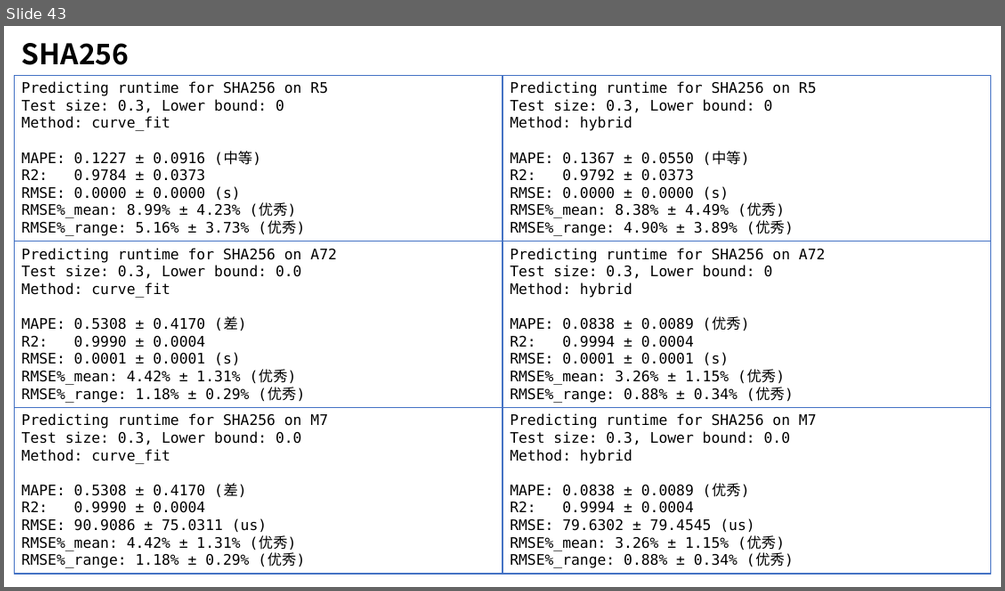
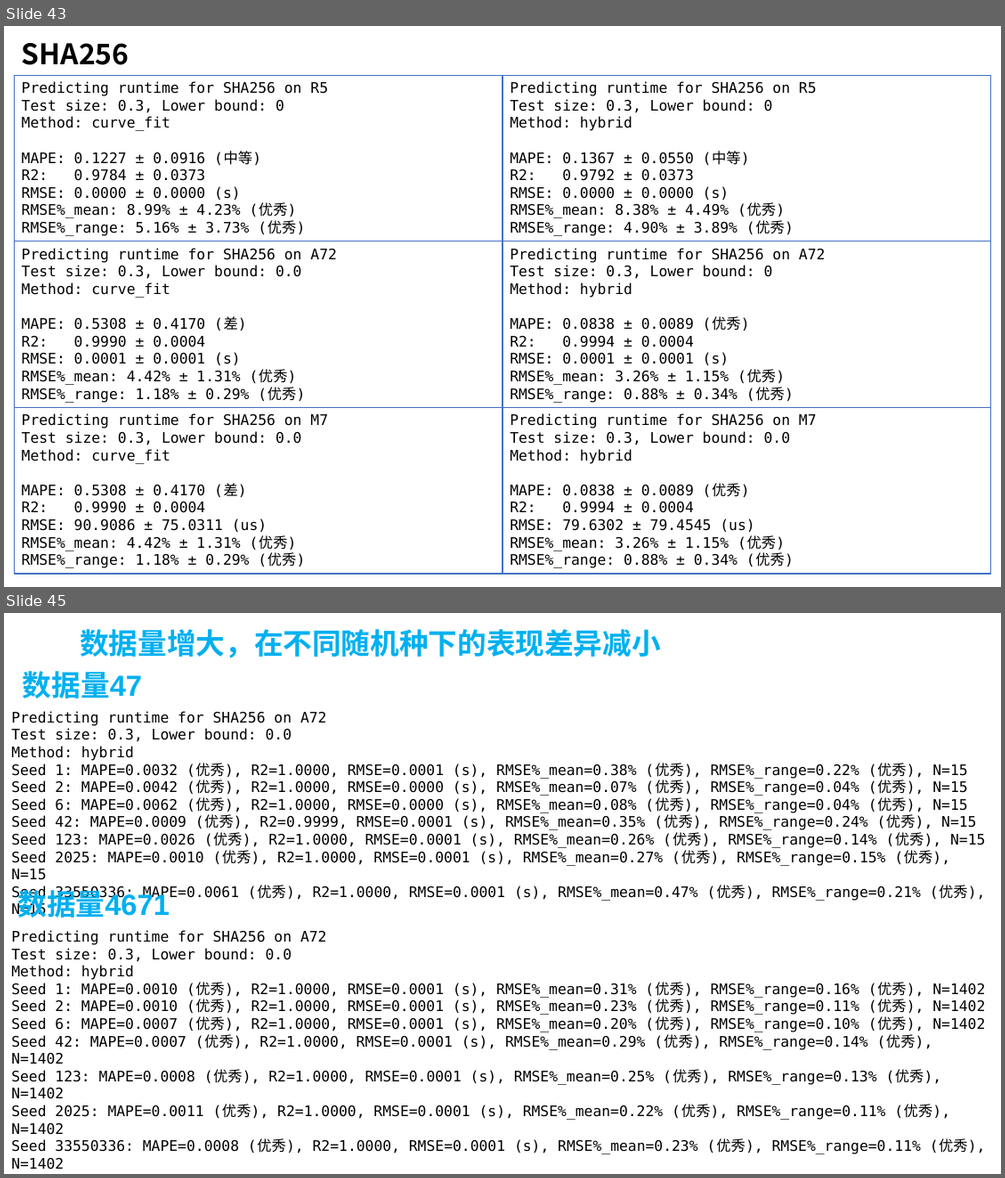
Before and after one commit to AE-26710/Time-Prediction, a slide deck: R5.pptx. Shown one above the other, each under a label of ours: slide 43 before the commit, slides 43 and 45 after it; the slides between them are not shown. The pictures are 1005x591 and 1005x1178 pixels, drawn with LibreOffice and Linux fonts; fonts in the diff are those of the drawing. Boxes give left, top, right and bottom in pixels: in the first picture for what was removed or moved away, otherwise in the second. Text is boxed around its words. In the diff, an @@ line names an element or a change of style, - is before the commit and + after.

Commit message:
10/22 Update
重新做了三种加密算法的数据及拟合
尝试拟合了FFT，效果不佳
添加了MPC采样数据

```diff
--- a/R5.pptx
+++ b/R5.pptx
@@ slide 45 added at bbox=[4, 613, 1001, 1174], background #FFFFFF @@
@@ title added at bbox=[80, 629, 660, 658], 28 pt, text #00B0F0, bold @@
+数据量增大，在不同随机种下的表现差异减小
@@ text added at bbox=[23, 671, 142, 698], 28 pt, text #00B0F0, bold @@
+数据量47
@@ text added at bbox=[11, 711, 986, 900], 14 pt, text #000000 @@
+Predicting runtime for SHA256 on A72
+Test size: 0.3, Lower bound: 0.0
+Method: hybrid
+Seed 1: MAPE=0.0032 (优秀), R2=1.0000, RMSE=0.0001 (s), RMSE%_mean=0.38% (优秀), RMSE%_range=0.22% (优秀), N=15
+Seed 2: MAPE=0.0042 (优秀), R2=1.0000, RMSE=0.0000 (s), RMSE%_mean=0.07% (优秀), RMSE%_range=0.04% (优秀), N=15
+Seed 6: MAPE=0.0062 (优秀), R2=1.0000, RMSE=0.0000 (s), RMSE%_mean=0.08% (优秀), RMSE%_range=0.04% (优秀), N=15
+Seed 42: MAPE=0.0009 (优秀), R2=0.9999, RMSE=0.0001 (s), RMSE%_mean=0.35% (优秀), RMSE%_range=0.24% (优秀), N=15
+Seed 123: MAPE=0.0026 (优秀), R2=1.0000, RMSE=0.0001 (s), RMSE%_mean=0.26% (优秀), RMSE%_range=0.14% (优秀), N=15
+Seed 2025: MAPE=0.0010 (优秀), R2=1.0000, RMSE=0.0001 (s), RMSE%_mean=0.27% (优秀), RMSE%_range=0.15% (优秀), N=15
+Seed 33550336: MAPE=0.0061 (优秀), R2=1.0000, RMSE=0.0001 (s), RMSE%_mean=0.47% (优秀), RMSE%_range=0.21% (优秀), N=15
@@ text added at bbox=[18, 885, 170, 917], 28 pt, text #00B0F0, bold @@
+数据量4671
@@ text added at bbox=[11, 930, 986, 1169], 14 pt, text #000000 @@
+Predicting runtime for SHA256 on A72
+Test size: 0.3, Lower bound: 0.0
+Method: hybrid
+Seed 1: MAPE=0.0010 (优秀), R2=1.0000, RMSE=0.0001 (s), RMSE%_mean=0.31% (优秀), RMSE%_range=0.16% (优秀), N=1402
+Seed 2: MAPE=0.0010 (优秀), R2=1.0000, RMSE=0.0001 (s), RMSE%_mean=0.23% (优秀), RMSE%_range=0.11% (优秀), N=1402
+Seed 6: MAPE=0.0007 (优秀), R2=1.0000, RMSE=0.0001 (s), RMSE%_mean=0.20% (优秀), RMSE%_range=0.10% (优秀), N=1402
+Seed 42: MAPE=0.0007 (优秀), R2=1.0000, RMSE=0.0001 (s), RMSE%_mean=0.29% (优秀), RMSE%_range=0.14% (优秀), N=1402
+Seed 123: MAPE=0.0008 (优秀), R2=1.0000, RMSE=0.0001 (s), RMSE%_mean=0.25% (优秀), RMSE%_range=0.13% (优秀), N=1402
+Seed 2025: MAPE=0.0011 (优秀), R2=1.0000, RMSE=0.0001 (s), RMSE%_mean=0.22% (优秀), RMSE%_range=0.11% (优秀), N=1402
+Seed 33550336: MAPE=0.0008 (优秀), R2=1.0000, RMSE=0.0001 (s), RMSE%_mean=0.23% (优秀), RMSE%_range=0.11% (优秀), N=1402
```
Also in this commit, not shown: 2 slides changed, 1 other slide added, 1 slide removed, 5 other files.
